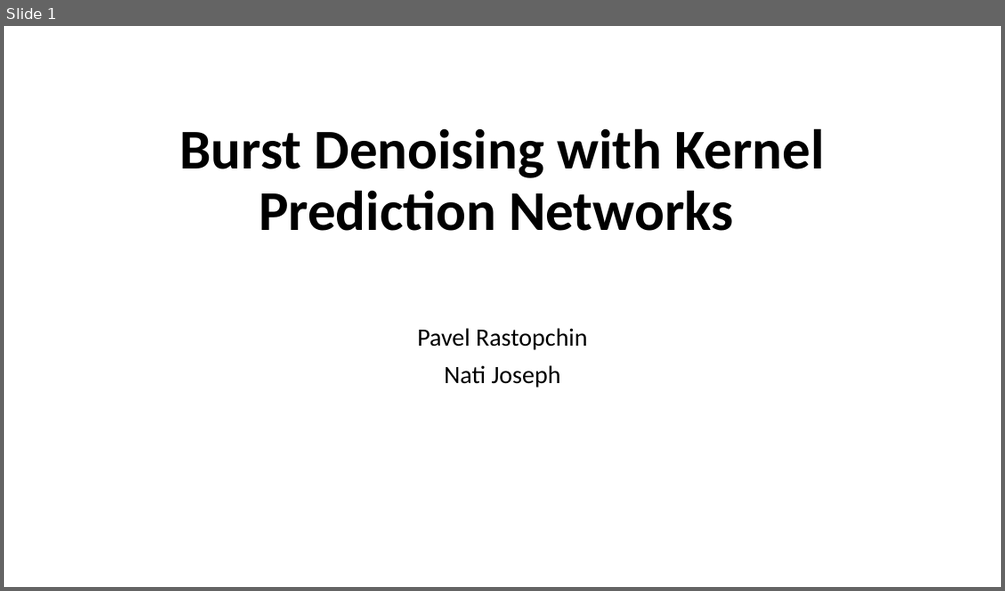
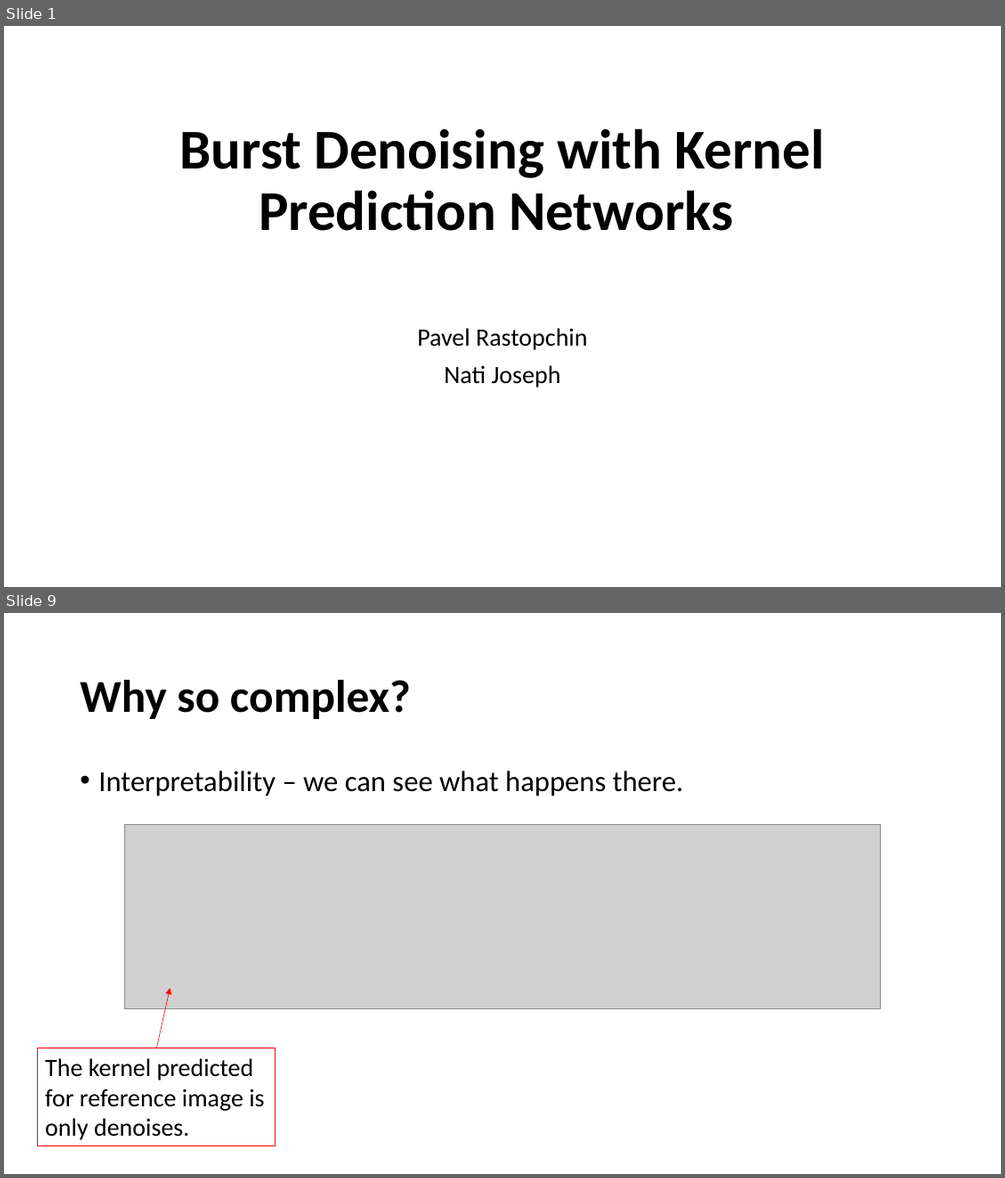
Before and after one commit to zhanglijian/DIP_Project, a slide deck: Burst Denoising with Kernel Prediction Networks.pptx. Shown one above the other, each under a label of ours: slide 1 before the commit, slides 1 and 9 after it; the slides between them are not shown. The pictures are 1005x591 and 1005x1178 pixels, drawn with LibreOffice and Linux fonts; fonts in the diff are those of the drawing; grey boxes stand for pictures. Boxes give left, top, right and bottom in pixels: in the first picture for what was removed or moved away, otherwise in the second. Text is boxed around its words. In the diff, an @@ line names an element or a change of style, - is before the commit and + after.

```diff
--- a/Burst Denoising with Kernel Prediction Networks.pptx
+++ b/Burst Denoising with Kernel Prediction Networks.pptx
@@ slide 9 added at (4, 613, 1001, 1174), background #FFFFFF @@
@@ title added at (80, 680, 411, 719), 44 pt, text #000000, bold @@
+Why so complex?
@@ text added at (98, 771, 684, 796), 28 pt, text #000000 @@
+• Interpretability – we can see what happens there.
@@ picture added at (124, 825, 881, 1008) @@
@@ arrow added from (156, 1048) to (170, 988), #FF0000 0.5 pt @@
@@ rectangle added at (38, 1048, 275, 1146), outline #FF0000 0.75 pt, 24 pt, text #000000 @@
+The kernel predicted for reference image is only denoises.
```
Also in this commit, not shown: 13 slides changed, 7 other slides added, 1 slide removed.
